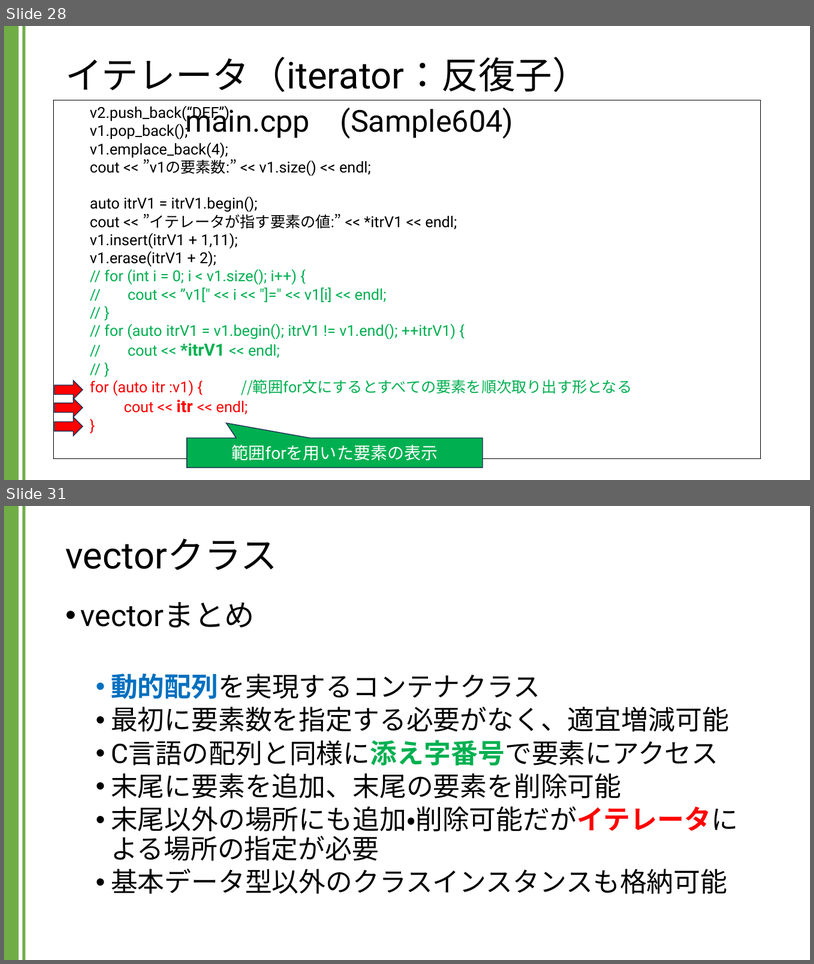
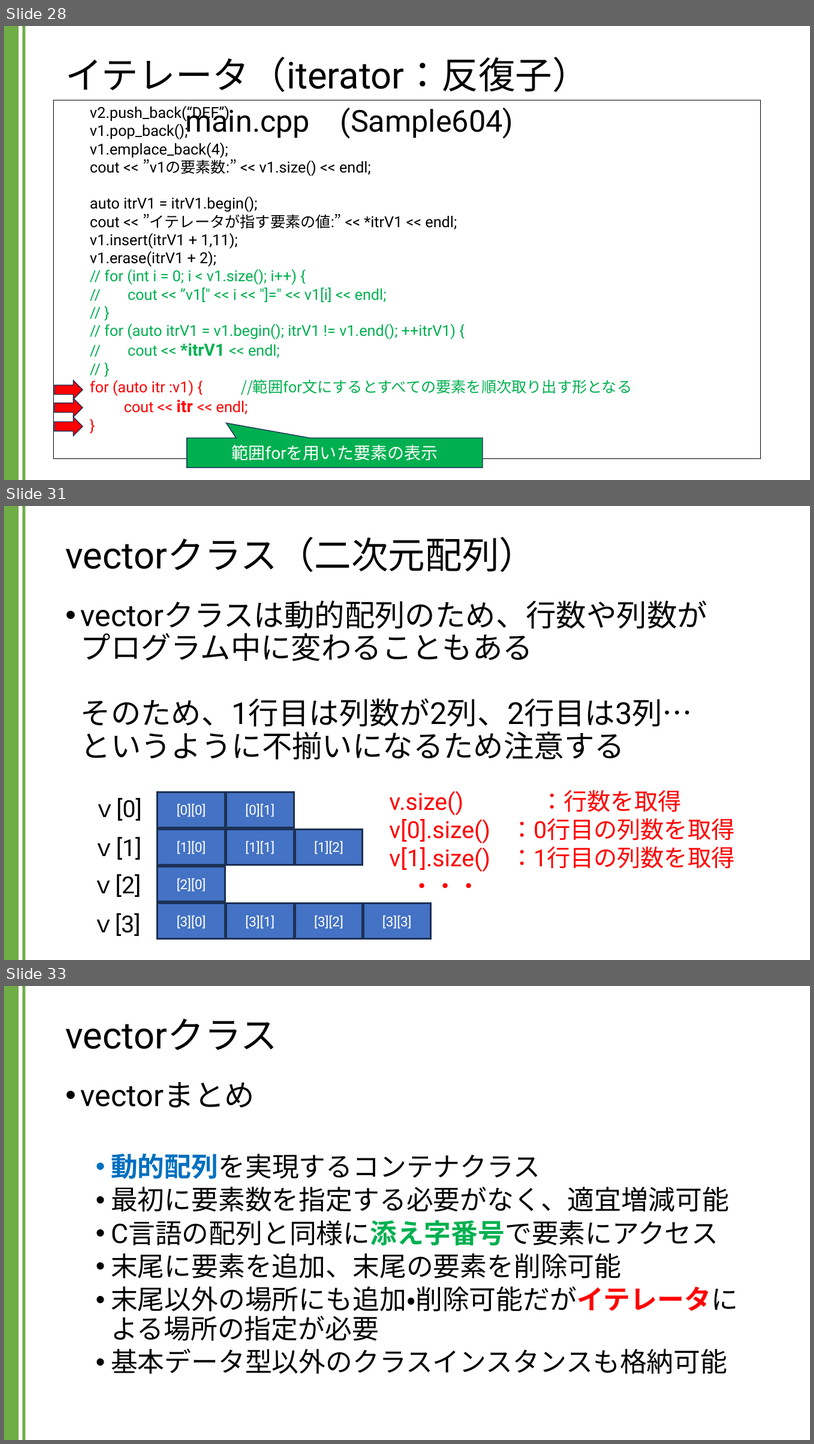
Before and after one commit to kic-murata/cpp2024, a slide deck: 授業資料/講義資料：Vectorクラス.pptx. Shown one above the other, each under a label of ours: slides 28 and 31 before the commit, slides 28, 31 and 33 after it; the slides between them are not shown. The pictures are 814x964 and 814x1444 pixels, drawn with LibreOffice and Linux fonts; fonts in the diff are those of the drawing. Boxes give left, top, right and bottom in pixels: in the first picture for what was removed or moved away, otherwise in the second. Text is boxed around its words. In the diff, an @@ line names an element or a change of style, - is before the commit and + after.

```diff
--- a/授業資料/講義資料：Vectorクラス.pptx
+++ b/授業資料/講義資料：Vectorクラス.pptx
@@ slide 31 added at (4, 506, 810, 960), background #FFFFFF; not listed: 2 template elements that a slide beside it also shows @@
@@ title added at (65, 537, 536, 572), 44 pt, text #000000 @@
+vectorクラス（二次元配列）
@@ text added at (81, 600, 708, 759), 36 pt, text #000000 @@
+• vectorクラスは動的配列のため、行数や列数が
+  プログラム中に変わることもある
+  そのため、1行目は列数が2列、2行目は3列…
+  というように不揃いになるため注意する
@@ rectangle added at (158, 792, 225, 828), fill #4472C4, outline #1E3256 2.25 pt, 16 pt, text #FFFFFF @@
+[0][0]
@@ rectangle added at (227, 792, 294, 828), fill #4472C4, outline #1E3256 2.25 pt, 16 pt, text #FFFFFF @@
+[0][1]
@@ text added at (389, 790, 735, 888), 28 pt, text #FF0000 @@
+v.size() ：行数を取得
+v[0].size() ：0行目の列数を取得
+v[1].size() ：1行目の列数を取得
+・・・
@@ text added at (93, 798, 142, 820), 28 pt, text #000000 @@
+ｖ[0]
@@ rectangle added at (158, 829, 225, 865), fill #4472C4, outline #1E3256 2.25 pt, 16 pt, text #FFFFFF @@
+[1][0]
@@ rectangle added at (227, 829, 294, 865), fill #4472C4, outline #1E3256 2.25 pt, 16 pt, text #FFFFFF @@
+[1][1]
@@ rectangle added at (295, 829, 363, 865), fill #4472C4, outline #1E3256 2.25 pt, 16 pt, text #FFFFFF @@
+[1][2]
@@ text added at (93, 837, 142, 859), 28 pt, text #000000 @@
+ｖ[1]
@@ text added at (92, 874, 141, 897), 28 pt, text #000000 @@
+ｖ[2]
@@ rectangle added at (158, 866, 225, 901), fill #4472C4, outline #1E3256 2.25 pt, 16 pt, text #FFFFFF @@
+[2][0]
@@ text added at (92, 913, 141, 936), 28 pt, text #000000 @@
+ｖ[3]
@@ rectangle added at (158, 903, 225, 939), fill #4472C4, outline #1E3256 2.25 pt, 16 pt, text #FFFFFF @@
+[3][0]
@@ rectangle added at (227, 903, 294, 939), fill #4472C4, outline #1E3256 2.25 pt, 16 pt, text #FFFFFF @@
+[3][1]
@@ rectangle added at (295, 903, 363, 939), fill #4472C4, outline #1E3256 2.25 pt, 16 pt, text #FFFFFF @@
+[3][2]
@@ rectangle added at (363, 903, 431, 939), fill #4472C4, outline #1E3256 2.25 pt, 16 pt, text #FFFFFF @@
+[3][3]
@@ what was slide 31 is now slide 33 @@
```
Also in this commit, not shown: 2 slides changed, 3 other slides added, 2 slides removed, 1 other file.
